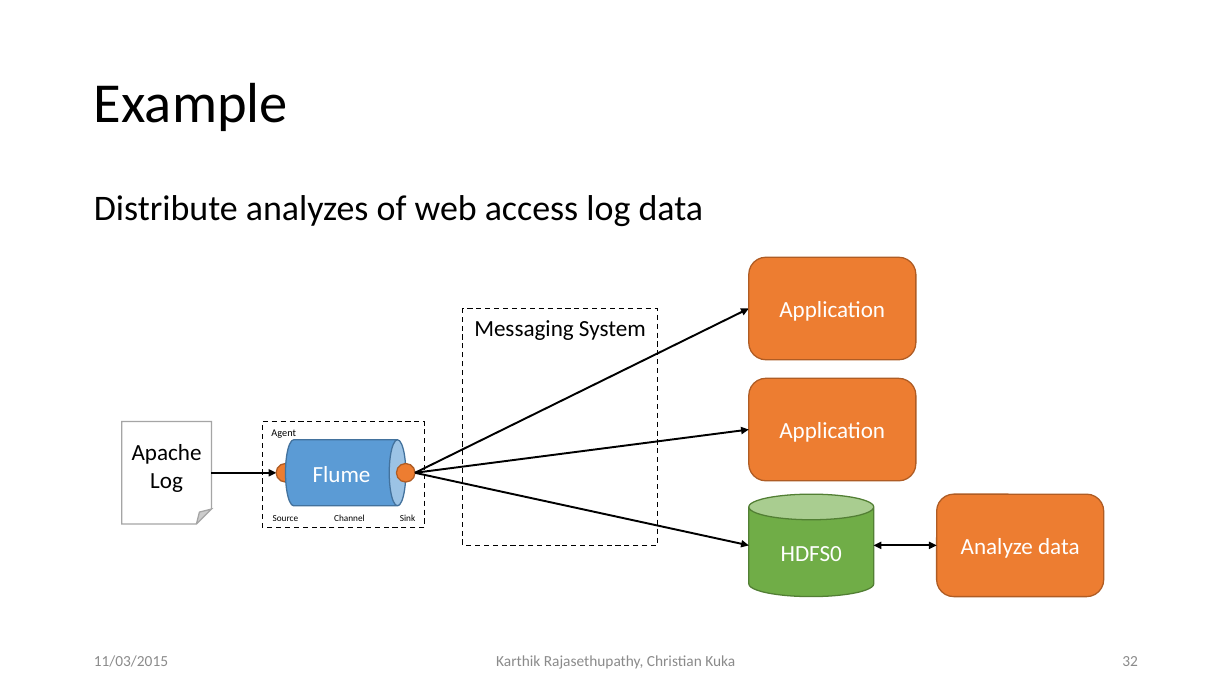
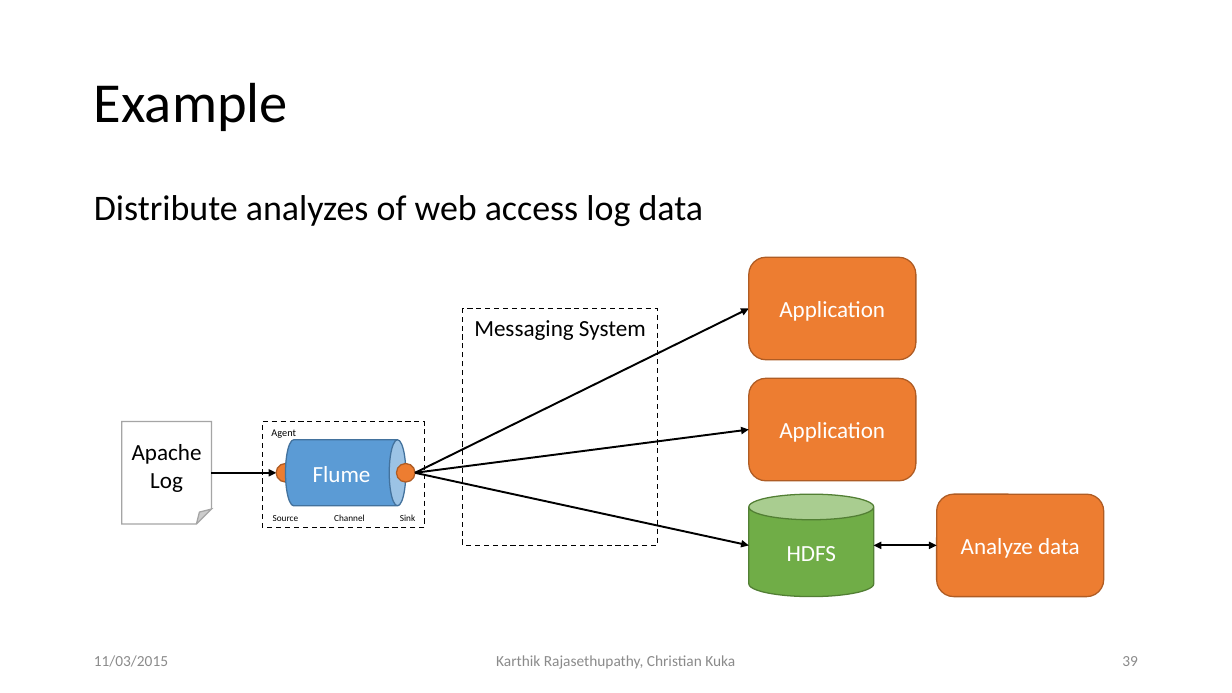
Before and after one commit to ckuka/SHDS, a slide deck: slide 39 of slides/ShanghaiDataScience_Master.pptx (slide 32 before the commit). Drawn at 1232x693 pixels with LibreOffice and Linux fonts; fonts in the diff are those of the drawing. Boxes give left, top, right and bottom in pixels: in the first picture for what was removed or moved away, otherwise in the second. Text is boxed around its words. In the diff, an @@ line names an element or a change of style, - is before the commit and + after.

```diff
--- a/slides/ShanghaiDataScience_Master.pptx
+++ b/slides/ShanghaiDataScience_Master.pptx
@@ text in cylinder at (x1=787, y1=546, x2=836, y2=561): text changed @@
-HDFS0
+HDFS
@@ page number at (x1=1122, y1=656, x2=1138, y2=666): text changed @@
-32
+39
```
Also in this commit, not shown: 13 other slides changed, 6 slides added, 5 other files.
